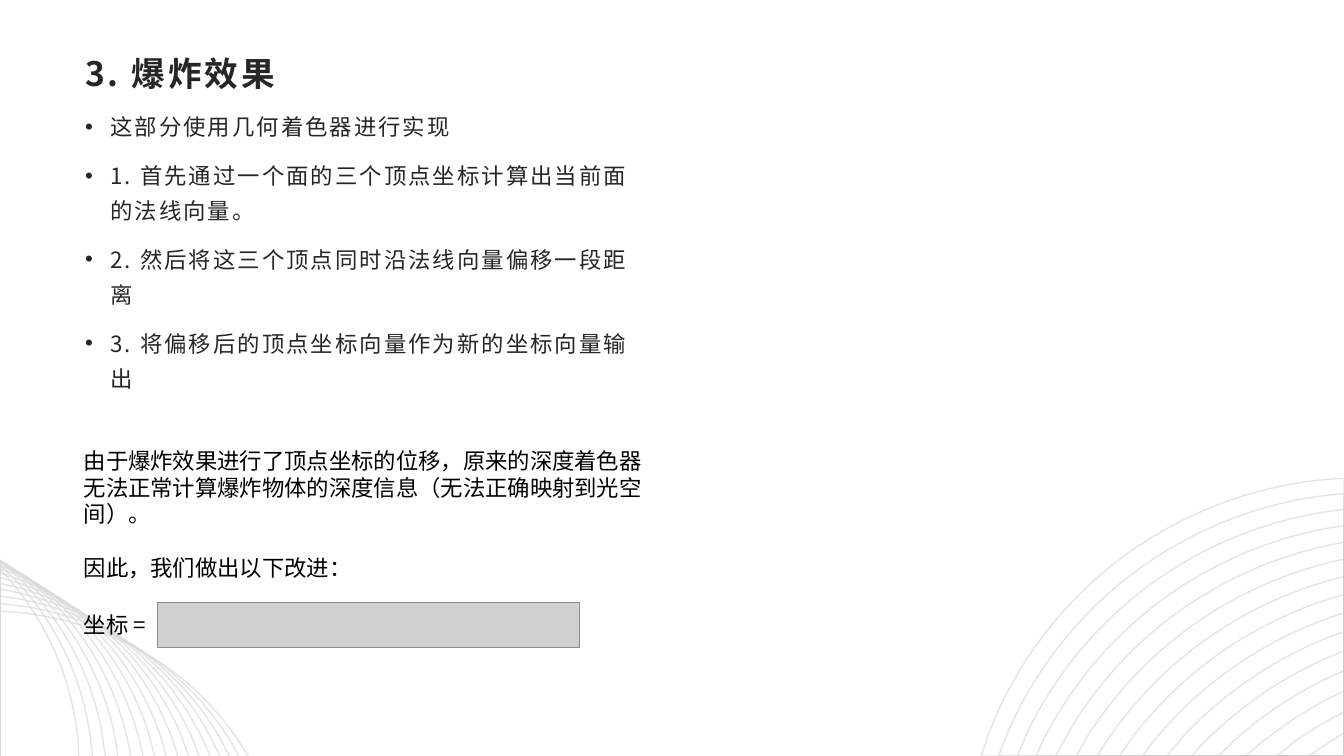
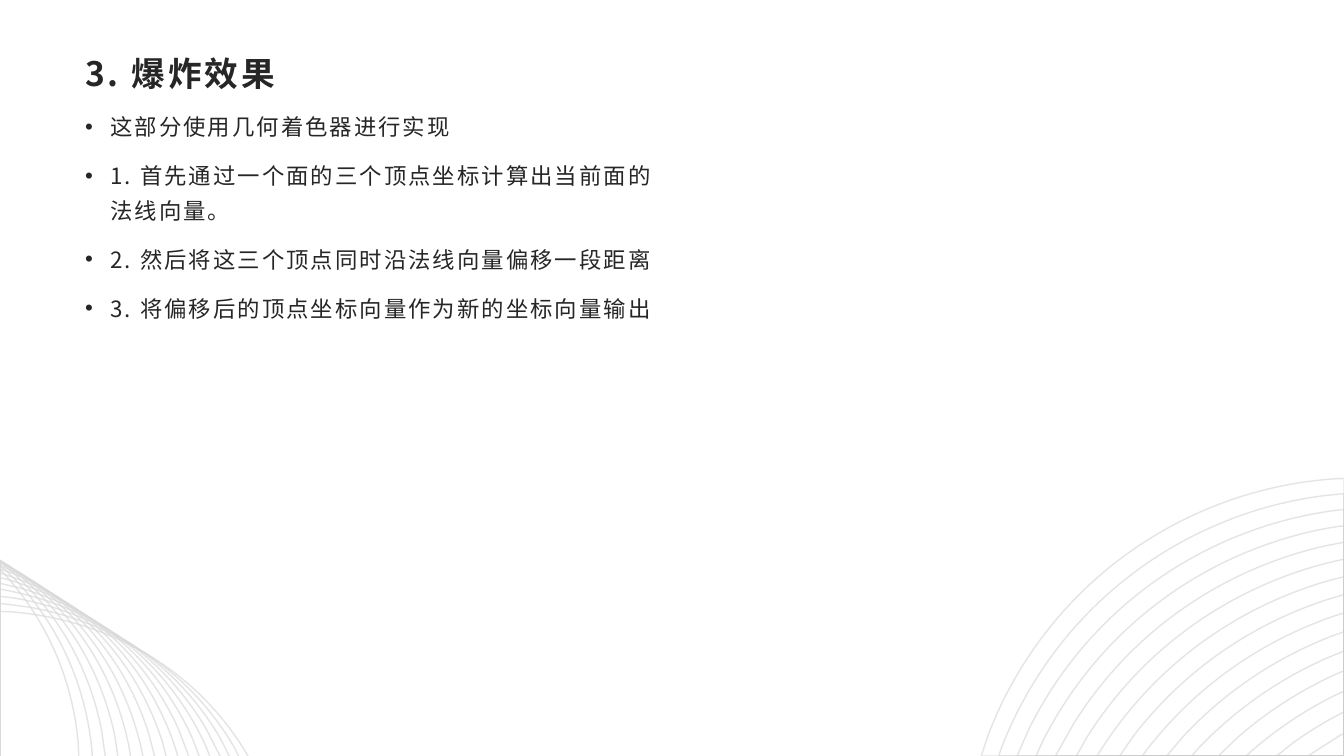
Before and after one commit to computer-graphic-2019/Group19, a slide deck: slide 14 of CG_final.pptx (slide 13 before the commit). Drawn at 1344x756 pixels with LibreOffice and Linux fonts; fonts in the diff are those of the drawing; grey boxes stand for pictures. Boxes give left, top, right and bottom in pixels: in the first picture for what was removed or moved away, otherwise in the second. Text is boxed around its words. In the diff, an @@ line names an element or a change of style, - is before the commit and + after.

Commit message:
update ppt

```diff
--- a/CG_final.pptx
+++ b/CG_final.pptx
@@ text "这部分使用几何着色器进行实现" rewrapped from (x1=110, y1=116, x2=626, y2=389) to (x1=110, y1=116, x2=650, y2=319) @@
@@ text removed at (x1=84, y1=450, x2=642, y2=635) @@
-由于爆炸效果进行了顶点坐标的位移，原来的深度着色器无法正常计算爆炸物体的深度信息（无法正确映射到光空间）。
-因此，我们做出以下改进：
-坐标 =
@@ picture removed at (x1=157, y1=603, x2=579, y2=648) @@
```
Also in this commit, not shown: 2 other slides changed, 2 slides added.
